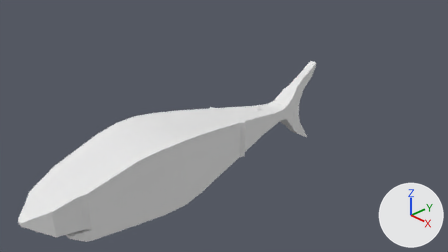
An edit to the Blender file Models/shark/shark.blend, drawn before and after from the same camera.
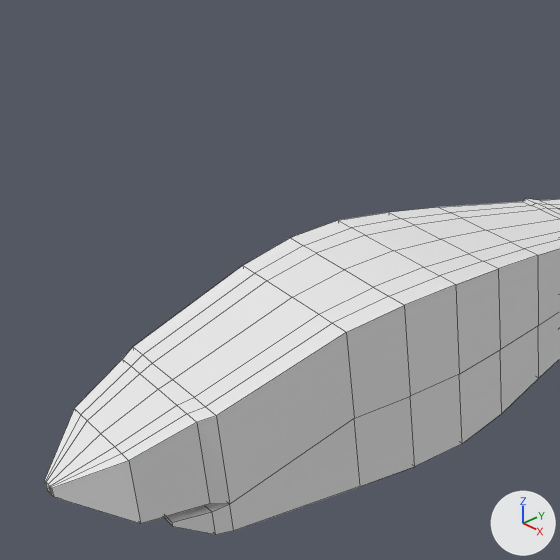
Each version is shown from the file's camera 'Camera', then close up on the part from 0% to 50% of the width and 11% to 100% of the height. Lighting does not change. The marker at lower right points along +X, +Y and +Z. The close-ups show mesh edges as thin lines.
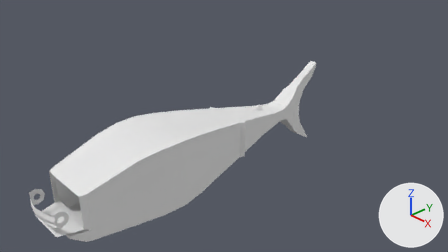
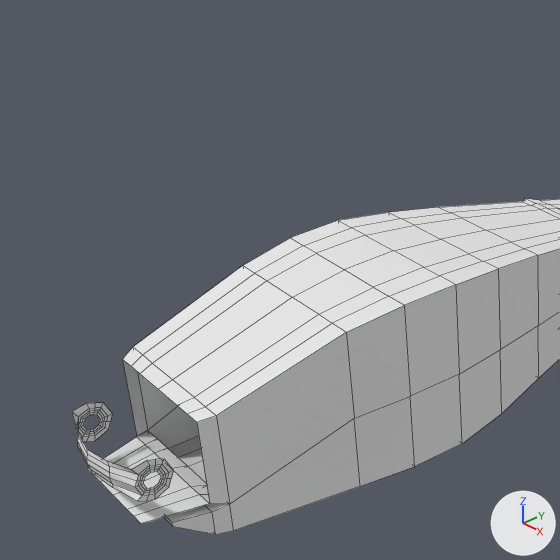
Boxes (x1, y1, x2, y2) around the edits, measured in the close-ups (560 x 560 px):
'Cube', reshaped: before (44, 198, 560, 535); after (72, 198, 560, 535)
part 1 of me_cube, added: after (72, 403, 173, 501)
part 2 of me_cube, deleted: before (44, 359, 210, 524)

Edits to the bpy script that builds the scene:
```text
Change me_cube:
    used by ob_cube; location = (0.0, 0.0, 0.0)
    remove me_cube.from_pydata(...)  # 304 vertices, 266 faces; spans x 0.0..0.81, y -4.37..3.85, z -1.17..1.03
    add me_cube.from_pydata(...)  # 362 vertices, 307 faces; spans x 0.0..0.81, y -4.07..3.85, z -1.17..1.03
    me_cube part 1: a new loose piece of 70 vertices spanning x 0.0..0.48, y -4.07..-3.66, z -0.1..0.24, in mat_material (white #e7e7e7)
    me_cube part 2
    12 vertices are removed from x 0.0..0.44, y -4.37..-3.94, z -0.04..0.26
    14 faces are deleted
```
